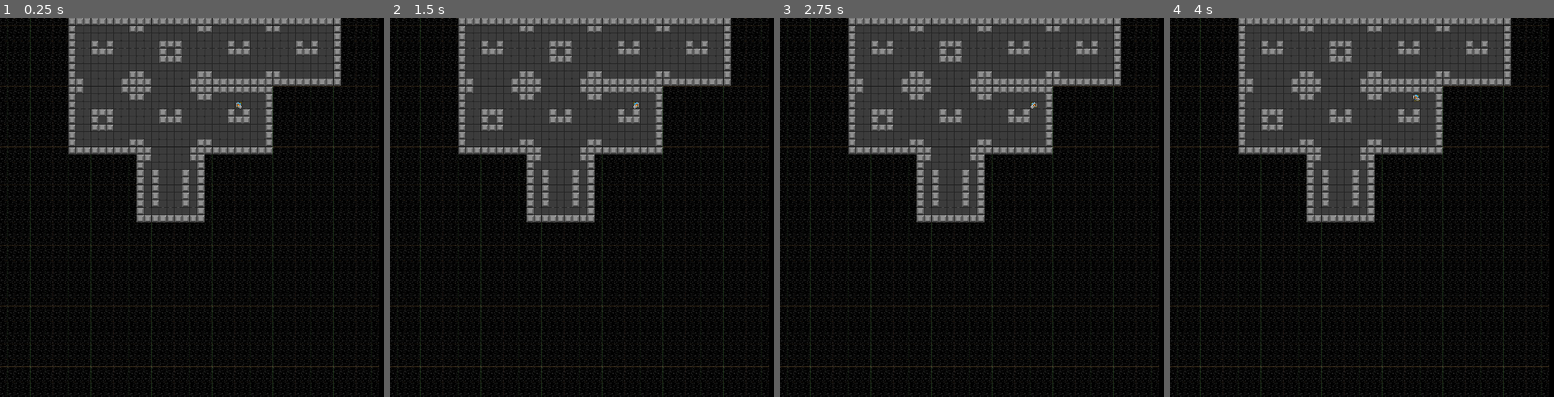
Above: before the commit, frames 1-4 (left to right).
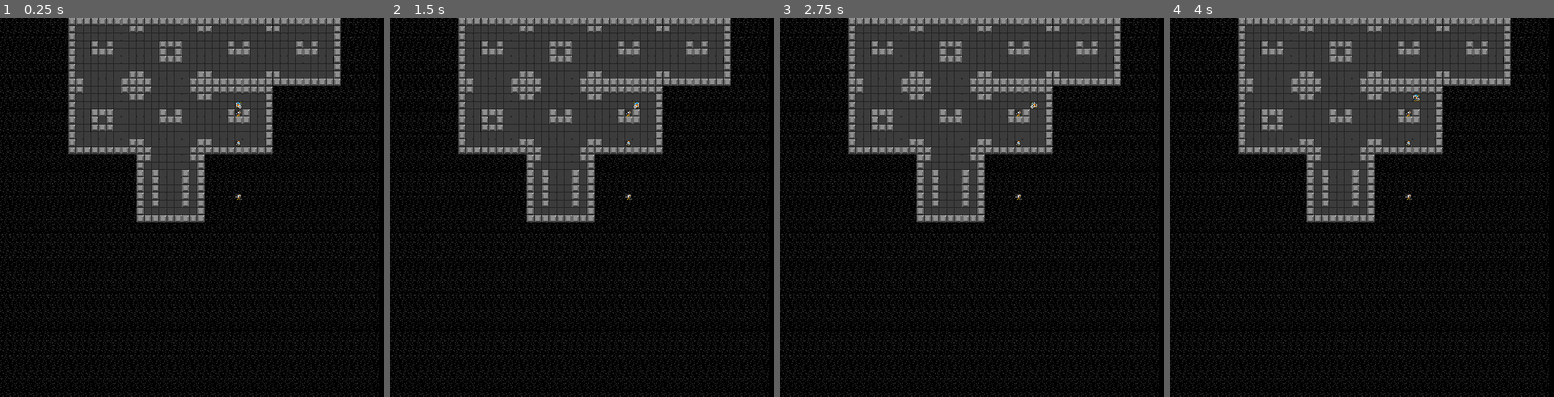
Above: after the commit, the same moments.

Repository: nuzcraft/mini_haquelike
Game: Godot game, scene res://Main.tscn
Two runs of this game, one before a commit and one after it. Both use one fixed random seed, a clock stepped at 60 frames per second and the inputs below.
Inputs:
- Up to frame 1 (0.25 s): no input
- Up to frame 2 (1.5 s): tap Enter at 0.5 s; hold Right (ui_right) 0.53-1.28 s; tap Space at 1.25 s; hold Down (ui_down) from 1.28 s (still down)
- Up to frame 3 (2.75 s): tap Enter at 2 s; release Down (ui_down) at 2.03 s; hold Right (ui_right) from 2.03 s (still down)
- Up to frame 4 (4 s): tap Space at 2.75 s; release Right (ui_right) at 2.78 s; hold Up (ui_up) 2.78-3.53 s; tap Enter at 3.5 s; hold Left (ui_left) from 3.53 s (still down)

The runs differ from the first frame. In frame 1, 2.9% of the frame differs, in the area x 0-99%, y 0-100%; in frame 2, 2.9%; in frame 3, 2.9%; in frame 4, 2.9%.

Commit message:
added enemy scene

Diff:
--- a/Main.tscn
+++ b/Main.tscn
@@ -10,3 +10,4 @@
 [node name="WorldTileMap" parent="." instance=ExtResource( 2 )]
 
 [node name="Hero" parent="." instance=ExtResource( 3 )]
+z_index = 15
--- a/main.gd
+++ b/main.gd
@@ -19,6 +19,15 @@
 
 	# set hero starting coords
 	hero.set_tile_coords(spawn_coords)
+
+	# create a couple enemies
+	var enemy_scene = load("res://scenes/Enemy.tscn")
+	for i in 3:
+		var enemy: Enemy = enemy_scene.instance()
+		var new_coords = spawn_coords
+		new_coords[1] += 3*i + 1
+		enemy.set_tile_coords(new_coords)
+		add_child(enemy)
 
 func _process(delta):
 	if Input.is_action_just_pressed("ui_up"):
--- a/project.godot
+++ b/project.godot
@@ -18,6 +18,11 @@
 "class": "DungeonGenerator",
 "language": "GDScript",
 "path": "res://DungeonGenerator.gd"
+}, {
+"base": "Actor",
+"class": "Enemy",
+"language": "GDScript",
+"path": "res://scenes/Enemy.gd"
 }, {
 "base": "Tile",
 "class": "FloorTile",
@@ -42,6 +47,7 @@
 _global_script_class_icons={
 "Actor": "",
 "DungeonGenerator": "",
+"Enemy": "",
 "FloorTile": "",
 "Hero": "",
 "Tile": "",
@@ -66,6 +72,30 @@
 
 common/drop_mouse_on_gui_input_disabled=true
 
+[importer_defaults]
+
+texture={
+"compress/bptc_ldr": 0,
+"compress/hdr_mode": 0,
+"compress/lossy_quality": 0.7,
+"compress/mode": 0,
+"compress/normal_map": 0,
+"detect_3d": false,
+"flags/anisotropic": false,
+"flags/filter": false,
+"flags/mipmaps": false,
+"flags/repeat": 0,
+"flags/srgb": 2,
+"process/HDR_as_SRGB": false,
+"process/fix_alpha_border": true,
+"process/invert_color": false,
+"process/normal_map_invert_y": false,
+"process/premult_alpha": false,
+"size_limit": 0,
+"stream": false,
+"svg/scale": 1.0
+}
+
 [physics]
 
 common/enable_pause_aware_picking=true
--- /dev/null
+++ b/scenes/Enemy.gd
@@ -0,0 +1,3 @@
+extends Actor
+
+class_name Enemy
--- /dev/null
+++ b/scenes/Enemy.tscn
@@ -0,0 +1,29 @@
+[gd_scene load_steps=6 format=2]
+
+[ext_resource path="res://resources/oryx_16bit_fantasy_creatures_trans.png" type="Texture" id=1]
+[ext_resource path="res://scenes/Enemy.gd" type="Script" id=2]
+
+[sub_resource type="AtlasTexture" id=4]
+atlas = ExtResource( 1 )
+region = Rect2( 24, 216, 24, 24 )
+
+[sub_resource type="AtlasTexture" id=5]
+atlas = ExtResource( 1 )
+region = Rect2( 24, 240, 24, 24 )
+
+[sub_resource type="SpriteFrames" id=3]
+animations = [ {
+"frames": [ SubResource( 4 ), SubResource( 5 ) ],
+"loop": true,
+"name": "idle",
+"speed": 5.0
+} ]
+
+[node name="Enemy" type="Node2D"]
+script = ExtResource( 2 )
+
+[node name="AnimatedSprite" type="AnimatedSprite" parent="."]
+position = Vector2( 12, 12 )
+frames = SubResource( 3 )
+animation = "idle"
+playing = true
